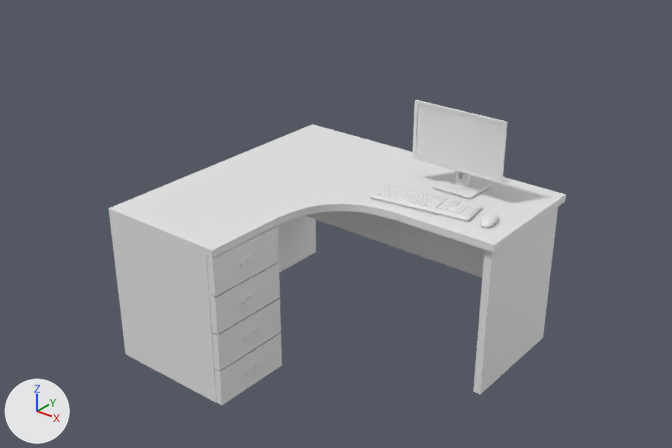
One commit to the FBX model TopDownProject/Assets/Models/World/Props/Table/table2.fbx: the scene before it, then after it.
Rendered twice from a 50 mm lens placed at (2.23, -2.79, 2.32), pointed at (0.04, -0.06, 0.63). Arrows for +X, +Y and +Z are at lower left; the lights stay in place. Where no turn or scale is listed for an object, it has been applied to the vertices. Vertices at the same position are counted once.

Objects in the first picture: 'Keyboard', 'Monitor', 'Mouse', 'Table', 'drawer', 'drawer.004', 'drawer.005', 'drawer.006'.
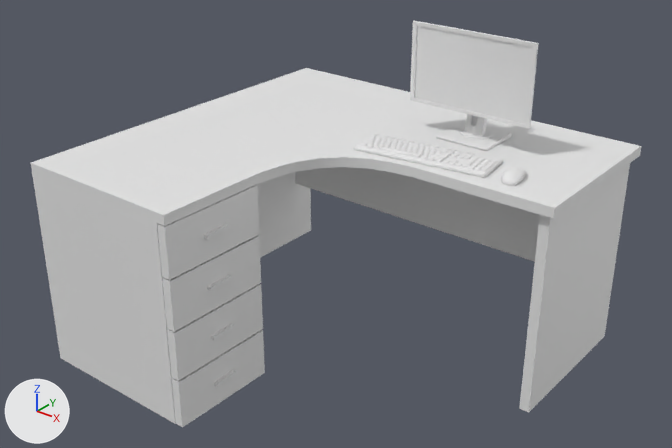
Where the newer file only moved an object's origin or applied its transform, the numbers keep the older frame.

Patch to the scene script:
```diff
--- a/TopDownProject/Assets/Models/World/Props/Table/table2.fbx.py
+++ b/TopDownProject/Assets/Models/World/Props/Table/table2.fbx.py
@@ me_mesh_006 @@
 me_mesh_006.from_pydata(...)  # 186 vertices, 159 faces; spans x -0.222..0.22, y -0.083..0.085, z -0.134..0.224
 # used by ob_monitor; location = (0.353, 0.415, 0.849)
+# me_mesh_006 part 4: the whole mesh is scaled about its middle by 1.3, then moved by (0.009, 0.065, 0.264)
@@ me_cube_014 @@
 me_cube_014.from_pydata(...)  # 73 vertices, 57 faces; spans x -0.665..0.735, y 0.0..0.712, z -0.638..0.662
 # used by ob_table; location = (0.0, 0.0, 0.0); rotation_euler = (1.571, 0.0, 0.0), in degrees (90, 0, 0)
+# me_cube_014 part 1: the whole mesh is turned 90 degrees about the x axis through the mesh origin and scaled by 1.3
@@ me_mesh_003 @@
 me_mesh_003.from_pydata(...)  # 2739 vertices, 2200 faces; spans x -0.224..0.24, y -0.106..0.098, z -0.014..0.003
 # used by ob_keyboard; location = (0.314, 0.19, 0.73)
+# me_mesh_003 part 3: the whole mesh is scaled about its middle by 1.3, then moved by (0.0, -0.003, 0.213)
@@ me_beziercurve_002 @@
 me_beziercurve_002.from_pydata(...)  # 299 vertices, 284 faces; spans x -0.0341..0.0319, y -0.0479..0.0677, z -0.0002..0.0317
 # used by ob_mouse; location = (0.622, 0.185, 0.712)
+# me_beziercurve_002 part 2: the whole mesh is scaled about its middle by 1.3, then moved by (0.0897, -0.0008, 0.2141)
@@ ob_drawer_004 @@
 ob_drawer_004.parent = ob_table
-ob_drawer_004.location = (-0.0654, 0.424, 0.479)
+ob_drawer_004.location = (-0.0851, -0.623, 0.552)
+ob_drawer_004.rotation_euler = (1.571, 0.0, 0.0)  # degrees (90, 0, 0)
+ob_drawer_004.scale = (1.3, 1.3, 1.3)
@@ ob_drawer_005 @@
 ob_drawer_005.parent = ob_table
-ob_drawer_005.location = (-0.0654, 0.255, 0.479)
+ob_drawer_005.location = (-0.0851, -0.623, 0.331)
+ob_drawer_005.rotation_euler = (1.571, 0.0, 0.0)  # degrees (90, 0, 0)
+ob_drawer_005.scale = (1.3, 1.3, 1.3)
@@ ob_table @@
 ob_table.location = (0.0, 0.0, 0.0)
-ob_table.rotation_euler = (1.571, 0.0, 0.0)  # degrees (90, 0, 0)
@@ ob_drawer @@
 ob_drawer.parent = ob_table
-ob_drawer.location = (-0.0654, 0.594, 0.479)
+ob_drawer.location = (-0.0851, -0.623, 0.772)
+ob_drawer.rotation_euler = (1.571, 0.0, 0.0)  # degrees (90, 0, 0)
+ob_drawer.scale = (1.3, 1.3, 1.3)
@@ ob_drawer_006 @@
 ob_drawer_006.parent = ob_table
-ob_drawer_006.location = (-0.0654, 0.0849, 0.479)
+ob_drawer_006.location = (-0.0851, -0.623, 0.11)
+ob_drawer_006.rotation_euler = (1.571, 0.0, 0.0)  # degrees (90, 0, 0)
+ob_drawer_006.scale = (1.3, 1.3, 1.3)
```

Boxes [x1, y1, x2, y2] around the edits, measured in the pictures (672 x 448 px):
'Table', turned
    before: [109, 124, 566, 403]
    after: [31, 68, 641, 424]
'Monitor', mesh rescaled (34% wider, 31% taller)
    before: [412, 100, 508, 199]
    after: [410, 21, 539, 151]
'drawer', turned, moved, rescaled
    before: [207, 226, 279, 297]
    after: [157, 185, 259, 280]
'drawer.004', moved, turned, rescaled
    before: [210, 262, 280, 335]
    after: [162, 235, 261, 332]
'drawer.005', turned, moved, rescaled
    before: [212, 298, 281, 371]
    after: [167, 284, 263, 381]
'drawer.006', turned, moved, rescaled
    before: [215, 333, 282, 405]
    after: [172, 330, 265, 427]
'Keyboard', mesh rescaled (34% wider, 21% taller)
    before: [370, 184, 482, 221]
    after: [353, 133, 503, 178]
'Mouse', mesh rescaled (30% wider, 25% taller)
    before: [480, 213, 499, 228]
    after: [501, 167, 526, 186]
